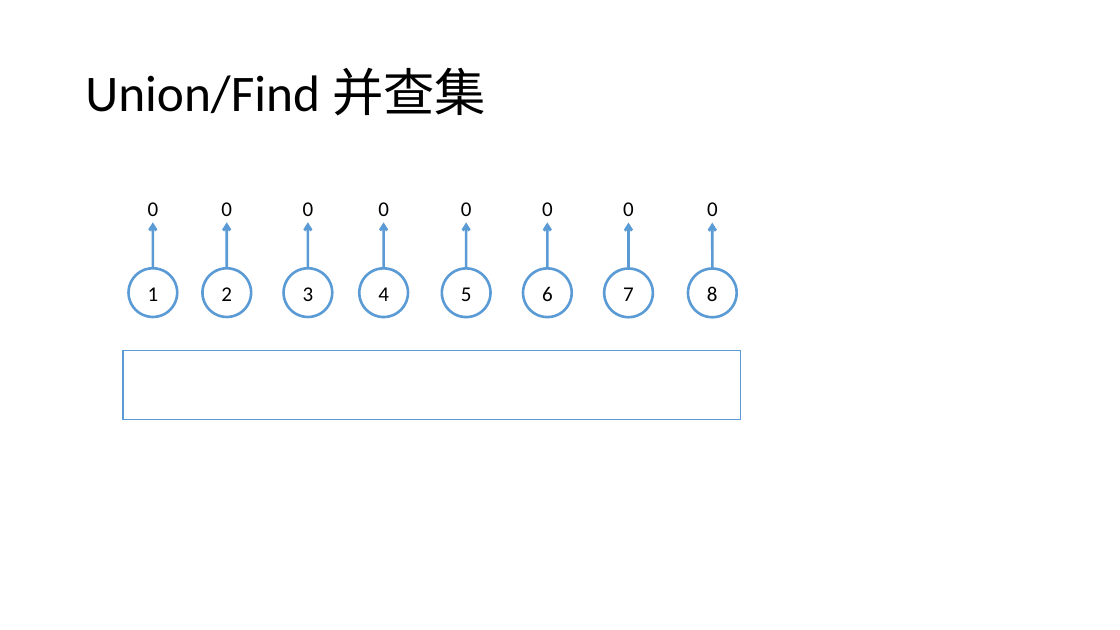
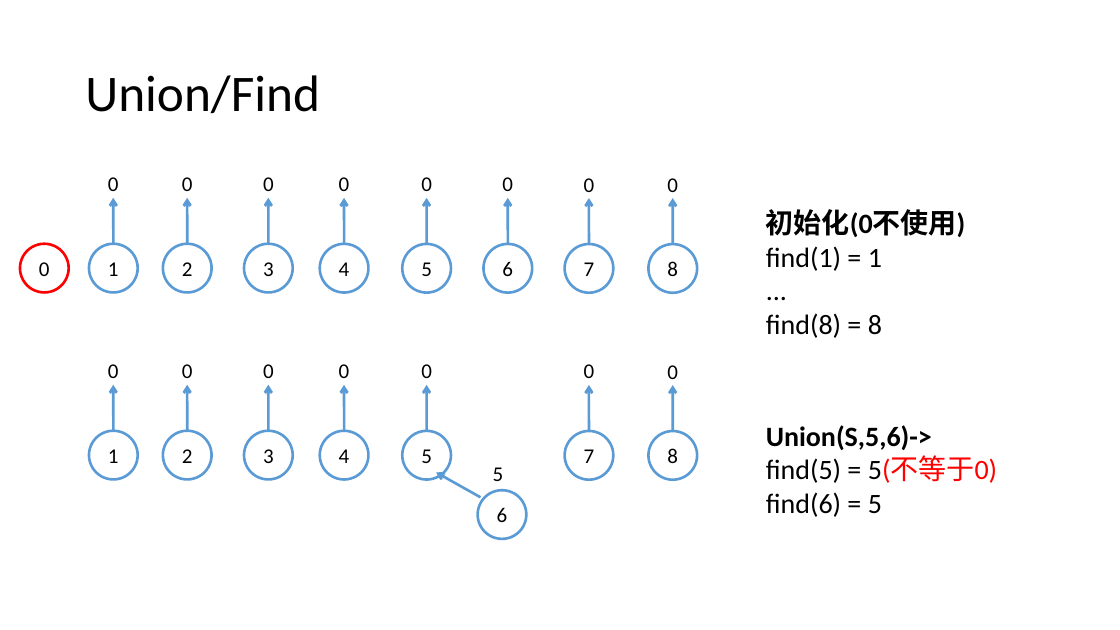
Before and after one commit to Waynefn/cpp_ds_algo, a slide deck: slide 34 of 课件/课件素材.pptx. Drawn at 1120x630 pixels with LibreOffice and Linux fonts; fonts in the diff are those of the drawing. Boxes give left, top, right and bottom in pixels: in the first picture for what was removed or moved away, otherwise in the second. Text is boxed around its words. In the diff, an @@ line names an element or a change of style, - is before the commit and + after.

Commit message:
union-find OK

```diff
--- a/课件/课件素材.pptx
+++ b/课件/课件素材.pptx
@@ title at <box>85,75,320,114</box>: text changed @@
-Union/Find 并查集
+Union/Find
@@ 8 texts, 8 ellipses, 8 arrows: place and size @@
-8 texts, 8 ellipses, 8 arrows at <box>129,202,737,318</box>
+8 texts, 8 ellipses, 8 arrows at <box>89,177,697,293</box>
@@ text added at <box>766,209,966,338</box>, 24 pt, text #000000 @@
+初始化(0不使用)
+find(1) = 1
+...
+find(8) = 8
@@ ellipse added at <box>20,244,69,292</box>, fill #FFFFFF, outline #FF0000 2.25 pt, 18 pt, text #000000 @@
+0
@@ rectangle removed at <box>123,351,740,420</box> @@
@@ group added at <box>89,364,697,539</box>: 8 ellipses, 8 arrows, 8 texts @@
+1
+0
+2
+0
+3
+0
+4
+0
+5
+0
+6
+5
+7
+0
+8
+0
@@ text added at <box>766,425,997,517</box>, 24 pt, text #000000 @@
+Union(S,5,6)->
+find(5) = 5(不等于0)
+find(6) = 5
```
Also in this commit, not shown: 4 slides added, 3 other files.
